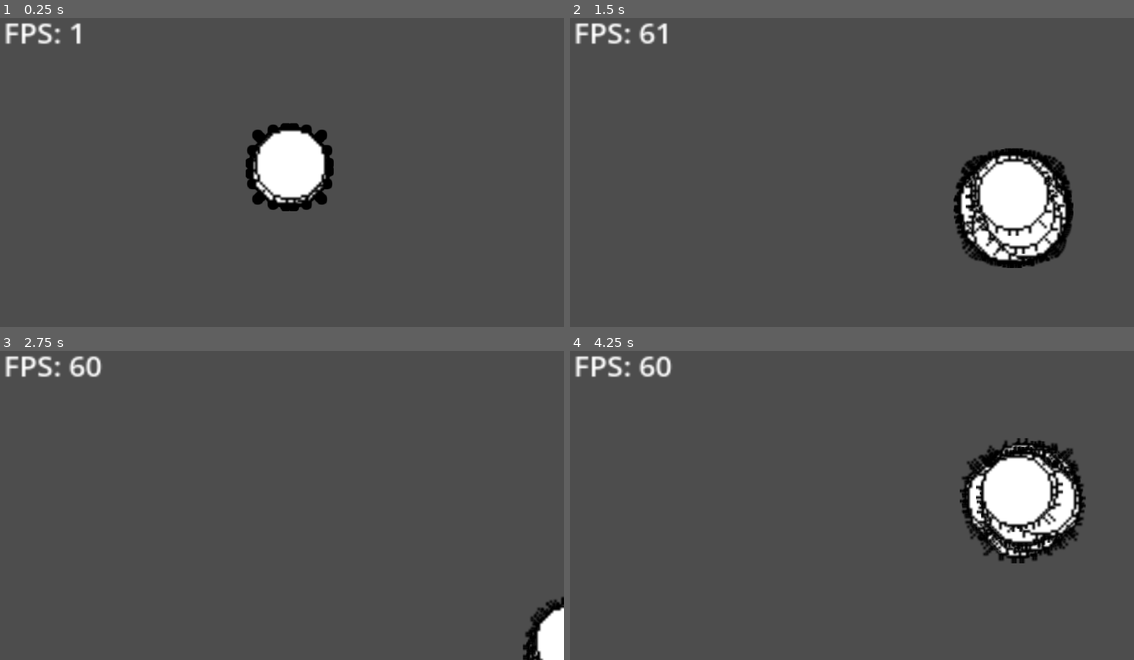
Above: before the commit, frames 1-4 (two rows, left to right).
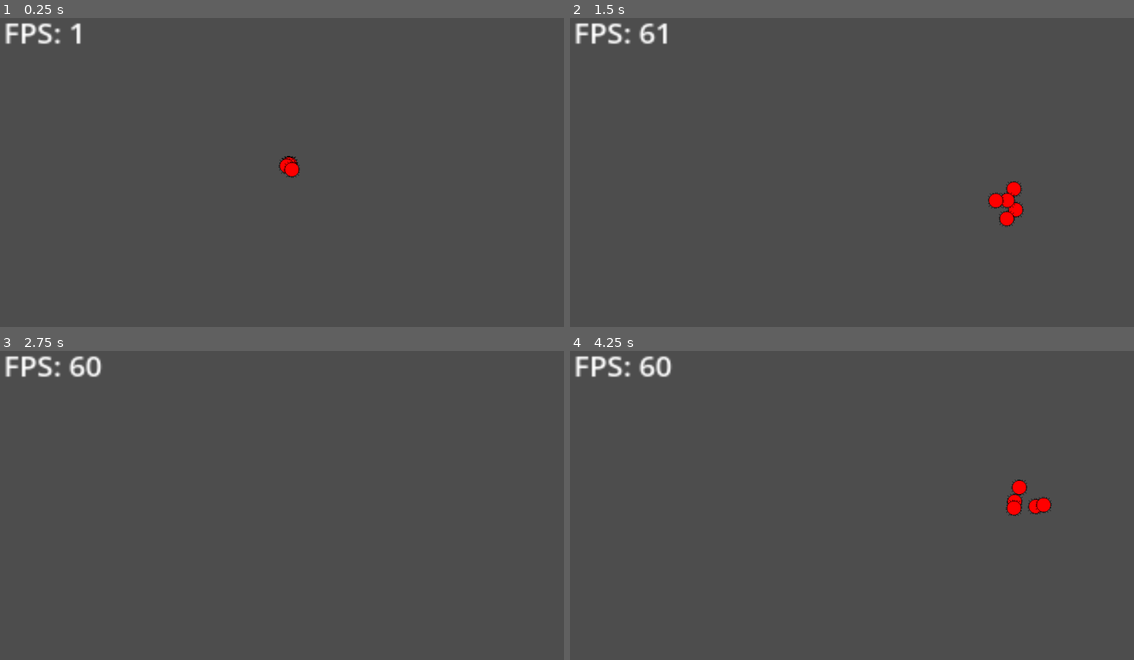
Above: after the commit, the same moments.

Repository: James-Perdue/GMTKJam24
Game: Godot game, scene res://scenes/RootLevel.tscn
Two runs of this game, one before a commit and one after it. Both use one fixed random seed, a clock stepped at 60 frames per second and the inputs below. The engine's default icon, where the game draws it, is replaced by a stand-in: a white triangle on a blue panel in a dark square.
Inputs:
- Up to frame 1 (0.25 s): no input
- Up to frame 2 (1.5 s): hold D (move_right) 0.53-1.28 s; hold S (move_down) from 1.28 s (still down)
- Up to frame 3 (2.75 s): release S (move_down) at 2.03 s; hold D (move_right) from 2.03 s (still down)
- Up to frame 4 (4.25 s): release D (move_right) at 2.78 s; hold W (move_up) 2.78-3.53 s; hold A (move_left) from 3.53 s (still down)

The runs differ from the first frame. In frame 1, 3.5% of the frame differs, in the area x 43-60%, y 33-63%; in frame 2, 6.3%, in the area x 67-90%, y 42-81%; in frame 3, 1.1%; in frame 4, 6.3%.
Error before the commit: Invalid assignment of property or key 'color' with value of type 'String' on a base object of type 'Area2D (Cell.tscn::GDScript_7yibp)'. (res://colony.gd:35)

Commit message:
Merge color and new cell

Diff:
--- a/Cell.tscn
+++ b/Cell.tscn
@@ -1,43 +1,19 @@
-[gd_scene load_steps=4 format=3 uid="uid://b0ccc6s1a6cmy"]
+[gd_scene load_steps=4 format=3 uid="uid://03jcgxsedise"]
 
+[ext_resource type="Script" path="res://cell.gd" id="1_ou2ee"]
 [ext_resource type="SpriteFrames" uid="uid://buswbbf3dlopx" path="res://Sprite/Cell.tres" id="2_58gj8"]
-
-[sub_resource type="GDScript" id="GDScript_7yibp"]
-script/source = "extends Area2D
-
-var speed = 100  # Adjust the speed as needed
-var target_position = Vector2()
-
-var colony : Node2D
-# Called when the node enters the scene tree for the first time.
-func _ready() -> void:
-	randomize()
-	target_position = get_parent().get_random_point_in_circle(get_parent().colonyRadius)
-	move_to_target()
-
-func move_to_target():
-	var direction = (target_position - position).normalized()
-	position += direction * speed * get_process_delta_time()
-	if position.distance_to(target_position) < speed * get_process_delta_time():
-		target_position = get_parent().get_random_point_in_circle(get_parent().colonyRadius)
-# Called every frame. 'delta' is the elapsed time since the previous frame.
-
-func _process(_delta: float) -> void:
-	move_to_target()
-"
 
 [sub_resource type="CircleShape2D" id="CircleShape2D_trnpa"]
 
 [node name="Area2D" type="Area2D"]
-scale = Vector2(0.5, 0.5)
-script = SubResource("GDScript_7yibp")
+scale = Vector2(4, 4)
+script = ExtResource("1_ou2ee")
 
 [node name="CollisionShape2D" type="CollisionShape2D" parent="."]
 scale = Vector2(7.17039, 7.03077)
 shape = SubResource("CircleShape2D_trnpa")
 
 [node name="CellAnimation" type="AnimatedSprite2D" parent="."]
-scale = Vector2(40, 40)
 sprite_frames = ExtResource("2_58gj8")
 animation = &"wiggle"
 frame_progress = 0.017797
--- a/cell.gd
+++ b/cell.gd
@@ -1,10 +1,7 @@
 extends Area2D
-
 var speed = 100  # Adjust the speed as needed
 var radius = 200  # Radius of the circle
 var target_position = Vector2()
-
-var colony : Node2D
 var color : String
 
 @onready var cellAnim = $CellAnimation;
@@ -12,6 +9,7 @@
 func _ready() -> void:
 	cellAnim.modulate = Color(color)
 	cellAnim.play("wiggle")
+	print(color)
 	randomize()
 	target_position = get_parent().get_random_point_in_circle(radius)
 	move_to_target()
@@ -21,7 +19,6 @@
 	position += direction * speed * get_process_delta_time()
 	if position.distance_to(target_position) < speed * get_process_delta_time():
 		target_position = get_parent().get_random_point_in_circle(radius)
-# Called every frame. 'delta' is the elapsed time since the previous frame.
 
-func _process(delta: float) -> void:
+func _process(_delta: float) -> void:
 	move_to_target()
--- a/colony.gd
+++ b/colony.gd
@@ -9,7 +9,7 @@
 
 # Called when the node enters the scene tree for the first time.
 func _ready() -> void:
-	for i in range(100):
+	for i in range(5):
 		spawnCell()
 	#print(get_tree().current_scene)
 
@@ -29,10 +29,10 @@
 	#)
 
 	var cellInstance = Cell.instantiate()
+	cellInstance.color = "red"
 	add_child(cellInstance)
 	#cellInstance.position = get_random_point_in_circle(radius)
-	cellInstance.colony = self
-	cellInstance.color = "red"
+
 	cells.append(cellInstance)
 
 	updateColony()
